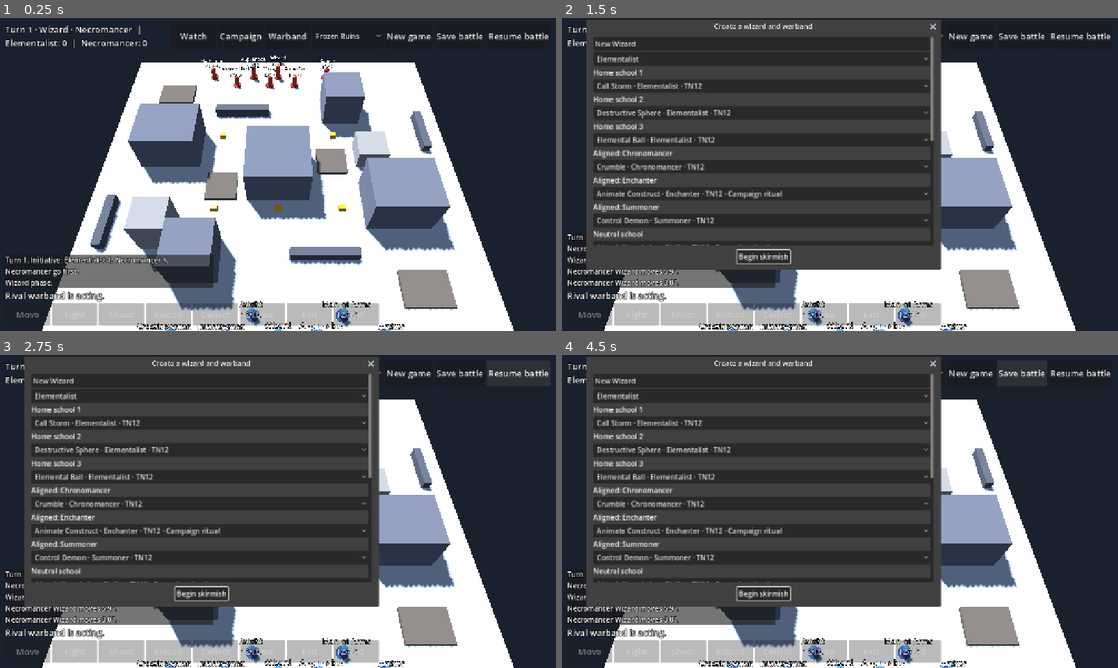
Above: before the commit, frames 1-4 (two rows, left to right).
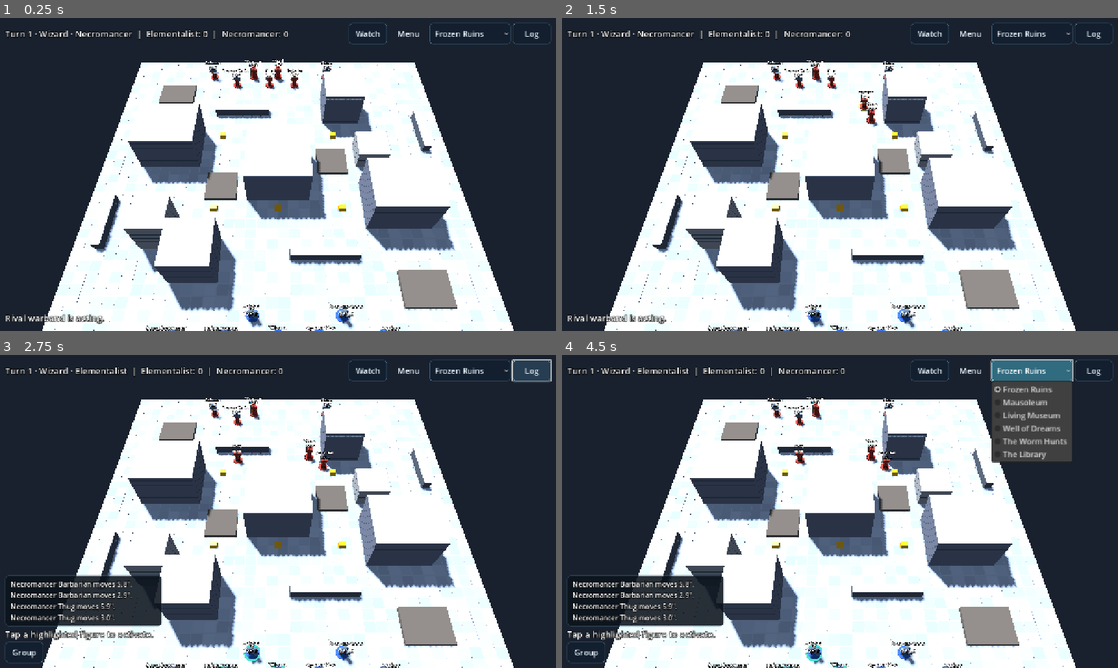
Above: after the commit, the same moments.

Repository: drag0nblad3/Frostgame
Game: Godot game, scene res://scenes/main.tscn
Same seed, same stepped clock (60 frames per second), same inputs: the game is played once before the commit and once after it.
Inputs (mouse positions are in pixels of both pictures, inside the frame that each line leads up to):
- Up to frame 1 (0.25 s): no input
- Up to frame 2 (1.5 s): click (967, 33) at 0.5 s, where only the run after the commit has a clickable "Menu"; click (851, 36) at 1.25 s, where only the run before the commit has a clickable "Warband"
- Up to frame 3 (2.75 s): click (533, 370) at 2 s, where only the run after the commit has a clickable "Log"
- Up to frame 4 (4.5 s): click (584, 652) at 2.75 s, where only the run after the commit has a clickable "Group"; click (595, 652) at 3.5 s, where only the run after the commit has a clickable "Cancel group"; click (1023, 373) at 4.25 s, where only the run before the commit has a clickable "Save battle"

The runs differ from the first frame. In frame 1, 20% of the frame differs, in the area x 1-99%, y 1-100%; in frame 2, 51%; in frame 3, 51%; in frame 4, 55%, in the area x 0-99%, y 0-100%.

Commit message:
Replace capsule placeholders with procedural miniatures and compact frost-themed HUD

Diff:
--- a/src/view/battle/battle_scene.gd
+++ b/src/view/battle/battle_scene.gd
@@ -322,6 +322,7 @@
 		hud.add_line("Could not restore the saved battle.")
 		return
 	_scenario_id = str(meta.get("scenario", SCENARIO))
+	hud.select_scenario(_scenario_id)
 	_campaign_battle = bool(meta.get("campaign", false))
 	watch_mode = bool(meta.get("watch", false))
 	_attach_battle(restored, false)
--- a/src/view/battle/event_player.gd
+++ b/src/view/battle/event_player.gd
@@ -48,7 +48,7 @@
 		"terrain_fall":
 			var f := state.figure(d["id"])
 			_view(f.id).position = TableSpace.to_world(f.pos, f.elevation)
-		"allegiance", "heal", "spell_effect", "spell_expired":
+		"allegiance", "heal", "spell_effect", "spell_expired", "weapon_selected", "weapon_destroyed", "poison":
 			_view(d["id"]).refresh(state.figure(d["id"]))
 		"shoot", "spell_shot":
 			_animate_shot(_view(d["id"]), _view(d["target"]))
@@ -64,10 +64,12 @@
 			var token: MeshInstance3D = treasure_views[d["treasure"]]
 			token.reparent(_view(d["id"]), false)
 			token.position = Vector3(-0.48 if state.figure(d["id"]).second_treasure_id >= 0 else 0.48, 0.65, 0)
+			_view(d["id"]).refresh(state.figure(d["id"]))
 		"treasure_drop":
 			var token: MeshInstance3D = treasure_views[d["treasure"]]
 			token.reparent(self, false)
 			token.position = TableSpace.to_world(d["at"], 0.25 + state.board.height_at(d["at"]))
+			_view(d["id"]).refresh(state.figure(d["id"]))
 		"treasure_moved":
 			var token: MeshInstance3D = treasure_views[d["treasure"]]
 			token.position = TableSpace.to_world(d["at"], 0.25 + state.board.height_at(d["at"]))
--- a/src/view/board_view.gd
+++ b/src/view/board_view.gd
@@ -19,8 +19,10 @@
 	top.material_override = _mat(Color(0.74, 0.79, 0.86), 0.9)
 	top.position = TableSpace.to_world(board.size * 0.5, -0.25)
 	add_child(top)
+	add_child(TabletopDetails.ground(board))
 	for piece in board.pieces:
 		add_child(_piece(piece))
+		TabletopDetails.decorate(self, piece)
 
 
 func _piece(piece: TerrainPiece) -> MeshInstance3D:
--- a/src/view/figure_view.gd
+++ b/src/view/figure_view.gd
@@ -1,38 +1,27 @@
 class_name FigureView
 extends Node3D
-## A placeholder model for one figure: coloured base, body, and a nameplate.
+## Procedural miniature, side-colored base, compact status label and active ring.
 
 const SIDE_COLORS := [Color(0.25, 0.5, 0.95), Color(0.9, 0.3, 0.25), Color(0.3, 0.8, 0.4), Color(0.9, 0.8, 0.3)]
-
 var figure_id := 0
 var _plate: Label3D
-var _body: MeshInstance3D
+var _model: Node3D
+var _model_key := ""
 var _base: MeshInstance3D
 var _ring: MeshInstance3D
+var _height := 1.6
 
 
-func setup(f: Figure, side_name: String) -> void:
+func setup(f: Figure, _side_name: String) -> void:
 	figure_id = f.id
-	var col: Color = Color(0.65, 0.45, 0.75) if f.side < 0 else SIDE_COLORS[f.side % SIDE_COLORS.size()]
-	var base := MeshInstance3D.new()
-	_base = base
+	_base = MeshInstance3D.new()
 	var cyl := CylinderMesh.new()
 	cyl.top_radius = Figure.BASE_RADIUS
 	cyl.bottom_radius = Figure.BASE_RADIUS
 	cyl.height = 0.12
-	base.mesh = cyl
-	base.material_override = BoardView._mat(col.darkened(0.3), 0.6)
-	base.position.y = 0.06
-	add_child(base)
-	_body = MeshInstance3D.new()
-	var cap := CapsuleMesh.new()
-	var tall := 1.8 if f.def.role == "wizard" else (1.6 if f.def.role == "apprentice" else 1.4)
-	cap.radius = 0.28
-	cap.height = tall
-	_body.mesh = cap
-	_body.material_override = BoardView._mat(col, 0.7)
-	_body.position.y = 0.12 + tall * 0.5
-	add_child(_body)
+	_base.mesh = cyl
+	_base.position.y = 0.06
+	add_child(_base)
 	_ring = MeshInstance3D.new()
 	var torus := TorusMesh.new()
 	torus.inner_radius = 0.55
@@ -45,26 +34,41 @@
 	_plate = Label3D.new()
 	_plate.billboard = BaseMaterial3D.BILLBOARD_ENABLED
 	_plate.no_depth_test = true
-	_plate.font_size = 56
-	_plate.pixel_size = 0.01
-	_plate.outline_size = 10
-	_plate.position.y = tall + 0.7
+	_plate.font_size = 44
+	_plate.pixel_size = 0.009
+	_plate.outline_size = 9
 	add_child(_plate)
 	position = TableSpace.to_world(f.pos, f.elevation)
 	refresh(f)
 
 
 func refresh(f: Figure) -> void:
-	var col: Color = Color(0.65, 0.45, 0.75) if f.side < 0 else SIDE_COLORS[f.side % SIDE_COLORS.size()]
-	_base.material_override = BoardView._mat(col.darkened(0.3), 0.6)
-	var mat := BoardView._mat(col, 0.7)
-	var suffix := ""
-	if f.spell_effects.has("invisibility") or IllusionRules.phantom(f):
-		mat.transparency = BaseMaterial3D.TRANSPARENCY_ALPHA
-		mat.albedo_color.a = 0.35
-		suffix = " · Illusion" if IllusionRules.phantom(f) else " · Invisible"
-	_body.material_override = mat
-	_plate.text = "%s%s\n%d/%d" % [f.label(), suffix, f.health, f.def.health]
+	var color: Color = Color(0.65, 0.45, 0.75) if f.side < 0 else SIDE_COLORS[f.side % SIDE_COLORS.size()]
+	_base.material_override = BoardView._mat(color.darkened(0.24), 0.6)
+	var phantom := IllusionRules.phantom(f)
+	var transparent := f.spell_effects.has("invisibility") or phantom
+	var key := "%d:%s:%s:%s" % [f.side, f.melee.id if f.melee != null else "", f.ranged.id if f.ranged != null else "", transparent]
+	if key != _model_key or _model == null:
+		if _model != null:
+			remove_child(_model)
+			_model.queue_free()
+		_model = MiniatureFactory.create(f, color)
+		_model.position.y += 0.12
+		add_child(_model)
+		_model_key = key
+		if transparent:
+			for child in _model.get_children():
+				if child is MeshInstance3D:
+					var material: StandardMaterial3D = child.material_override
+					material.transparency = BaseMaterial3D.TRANSPARENCY_ALPHA
+					material.albedo_color.a = 0.35
+	_height = 2.0 if f.def.traits.has("large") else (1.8 if f.def.role in ["wizard", "apprentice"] else 1.5)
+	_plate.position.y = _height + 0.42
+	var suffix := " · Illusion" if phantom else (" · Invisible" if transparent else "")
+	var status := " · Loot" if f.treasure_id >= 0 else ""
+	if f.poisoned:
+		status += " · Poison"
+	_plate.text = "%s%s%s\n%d/%d" % [f.label(), suffix, status, f.health, f.def.health]
 	_plate.modulate = Color(1, 1, 1) if f.health * 2 > f.def.health else Color(1, 0.6, 0.4)
 
 
@@ -82,4 +86,4 @@
 
 
 func body_height() -> float:
-	return _body.position.y
+	return _height * 0.65
--- a/src/view/hud/battle_hud.gd
+++ b/src/view/hud/battle_hud.gd
@@ -26,6 +26,9 @@
 var _buttons := {}
 var _blocks: Array[Control] = []
 var _action_row: HFlowContainer
+var _log_panel: PanelContainer
+var _menu: MenuButton
+var _scenarios: OptionButton
 
 
 func _ready() -> void:
@@ -34,6 +37,7 @@
 	for side in ["left", "right", "top", "bottom"]:
 		root.add_theme_constant_override("margin_" + side, 12)
 	root.mouse_filter = Control.MOUSE_FILTER_IGNORE
+	root.theme = BattleTheme.create()
 	add_child(root)
 	var col := VBoxContainer.new()
 	col.mouse_filter = Control.MOUSE_FILTER_IGNORE
@@ -53,9 +57,16 @@
 	_auto = _button("Auto", func() -> void: auto_toggled.emit(_auto.button_pressed))
 	_auto.toggle_mode = true
 	top.add_child(_auto)
-	top.add_child(_button("Campaign", func() -> void: campaign_pressed.emit()))
-	top.add_child(_button("Warband", func() -> void: roster_pressed.emit()))
+	_menu = MenuButton.new()
+	_menu.text = "Menu"
+	_menu.custom_minimum_size = Vector2(90, 48)
+	var popup := _menu.get_popup()
+	for label_text: String in ["Campaign", "Warband", "New skirmish", "Save battle", "Resume battle"]:
+		popup.add_item(label_text)
+	popup.id_pressed.connect(_menu_action)
+	top.add_child(_menu)
 	var scenarios := OptionButton.new()
+	_scenarios = scenarios
 	scenarios.add_item("Frozen Ruins")
 	scenarios.set_item_metadata(0, "treasure_skirmish")
 	scenarios.add_item("Mausoleum")
@@ -67,18 +78,19 @@
 		scenarios.set_item_metadata(scenarios.item_count - 1, option[1])
 	scenarios.item_selected.connect(func(i: int) -> void: scenario_selected.emit(str(scenarios.get_item_metadata(i))))
 	top.add_child(scenarios)
-	top.add_child(_button("New game", func() -> void: new_game_pressed.emit()))
-	top.add_child(_button("Save battle", func() -> void: save_battle_pressed.emit()))
-	top.add_child(_button("Resume battle", func() -> void: resume_battle_pressed.emit()))
+	var log_toggle := _button("Log", func() -> void: _log_panel.visible = not _log_panel.visible)
+	top.add_child(log_toggle)
 	_blocks.append(top)
 	var spacer := Control.new()
 	spacer.size_flags_vertical = Control.SIZE_EXPAND_FILL
 	spacer.mouse_filter = Control.MOUSE_FILTER_IGNORE
 	col.add_child(spacer)
 	var panel := PanelContainer.new()
+	_log_panel = panel
 	panel.mouse_filter = Control.MOUSE_FILTER_IGNORE
 	panel.size_flags_horizontal = Control.SIZE_SHRINK_BEGIN
-	panel.custom_minimum_size = Vector2(480, 0)
+	panel.custom_minimum_size = Vector2(360, 0)
+	panel.visible = false
 	col.add_child(panel)
 	_log = _label(16)
 	_log.autowrap_mode = TextServer.AUTOWRAP_WORD_SMART
@@ -122,8 +134,7 @@
 	for key: String in _buttons:
 		var b: Button = _buttons[key]
 		b.disabled = not available.has(key)
-		if key not in ["move", "fight", "shoot", "reload", "collect", "drop", "exit", "end"]:
-			b.visible = available.has(key)
+		b.visible = available.has(key)
 		b.set_pressed_no_signal(key == mode and b.toggle_mode)
 
 
@@ -158,7 +169,24 @@
 func _button(text: String, on_press: Callable) -> Button:
 	var b := Button.new()
 	b.text = text
-	b.custom_minimum_size = Vector2(104, 52)
-	b.add_theme_font_size_override("font_size", 20)
+	b.custom_minimum_size = Vector2(88, 48)
+	b.add_theme_font_size_override("font_size", 18)
 	b.pressed.connect(on_press)
 	return b
+
+
+
+func _menu_action(id: int) -> void:
+	match id:
+		0: campaign_pressed.emit()
+		1: roster_pressed.emit()
+		2: new_game_pressed.emit()
+		3: save_battle_pressed.emit()
+		4: resume_battle_pressed.emit()
+
+
+func select_scenario(id: String) -> void:
+	for i in _scenarios.item_count:
+		if _scenarios.get_item_metadata(i) == id:
+			_scenarios.select(i)
+			return
--- /dev/null
+++ b/src/view/hud/battle_theme.gd
@@ -0,0 +1,33 @@
+class_name BattleTheme
+extends RefCounted
+## Compact frosted-slate controls and high-contrast labels.
+
+
+static func panel(color: Color, edge: Color, radius: int = 7) -> StyleBoxFlat:
+	var style := StyleBoxFlat.new()
+	style.bg_color = color
+	style.border_color = edge
+	style.set_border_width_all(1)
+	style.set_corner_radius_all(radius)
+	style.content_margin_left = 12
+	style.content_margin_right = 12
+	style.content_margin_top = 8
+	style.content_margin_bottom = 8
+	return style
+
+
+static func create() -> Theme:
+	var theme := Theme.new()
+	theme.default_font_size = 18
+	var normal := panel(Color(0.075, 0.12, 0.18, 0.96), Color(0.27, 0.43, 0.56))
+	var hover := panel(Color(0.15, 0.24, 0.32), Color(0.46, 0.70, 0.81))
+	var selected := panel(Color(0.19, 0.42, 0.50), Color(0.62, 0.89, 0.96))
+	var disabled := panel(Color(0.07, 0.10, 0.13, 0.8), Color(0.18, 0.23, 0.28))
+	for kind: String in ["Button", "OptionButton", "MenuButton"]:
+		theme.set_stylebox("normal", kind, normal)
+		theme.set_stylebox("hover", kind, hover)
+		theme.set_stylebox("pressed", kind, selected)
+		theme.set_stylebox("disabled", kind, disabled)
+		theme.set_color("font_color", kind, Color(0.92, 0.96, 1.0))
+	theme.set_stylebox("panel", "PanelContainer", panel(Color(0.045, 0.075, 0.11, 0.88), Color(0.23, 0.37, 0.48)))
+	return theme
--- /dev/null
+++ b/src/view/miniature_factory.gd
@@ -0,0 +1,150 @@
+class_name MiniatureFactory
+extends RefCounted
+## Original low-poly tabletop miniatures. Purely visual, no collision bodies.
+
+const IRON := Color(0.38, 0.44, 0.50)
+const LEATHER := Color(0.30, 0.21, 0.17)
+const BONE := Color(0.85, 0.82, 0.69)
+const SKIN := Color(0.78, 0.61, 0.46)
+
+
+static func create(f: Figure, faction: Color) -> Node3D:
+	var model := Node3D.new()
+	var color := faction
+	if f.def.traits.has("construct"):
+		construct(model, faction, 1.25 if f.def.traits.has("large") else 1.0)
+	elif f.def.id == "giant_worm":
+		worm(model)
+	elif f.def.id == "animated_skull":
+		sphere(model, Vector3(0, 1.0, 0), Vector3(0.48, 0.52, 0.46), BONE)
+		for x: float in [-0.10, 0.10]:
+			sphere(model, Vector3(x, 1.06, -0.21), Vector3.ONE * 0.10, Color(0.1, 0.12, 0.18))
+	elif f.def.traits.has("animal"):
+		animal(model, f.def.id)
+	else:
+		var caster := f.def.role in ["wizard", "apprentice"]
+		var undead := f.def.traits.has("undead")
+		var demon := f.def.traits.has("demon")
+		var large := f.def.traits.has("large")
+		var skin := BONE if undead else (Color(0.62, 0.24, 0.26) if demon else SKIN)
+		var coat := Color(0.29, 0.38, 0.45) if undead else faction.darkened(0.30)
+		var metal := f.def.armour >= 11 and not caster
+		for x: float in [-0.13, 0.13]:
+			box(model, Vector3(x, 0.25, 0), Vector3(0.19, 0.35, 0.22), LEATHER)
+			box(model, Vector3(x, 0.10, -0.045), Vector3(0.21, 0.17, 0.30), LEATHER.darkened(0.25))
+		cylinder(model, Vector3(0, 0.57, 0), 0.22, 0.34 if caster else 0.25, 0.55, coat)
+		box(model, Vector3(0, 0.93, 0), Vector3(0.48, 0.46, 0.32), IRON if metal else coat)
+		box(model, Vector3(0, 0.72, -0.18), Vector3(0.50, 0.085, 0.09), LEATHER)
+		for x: float in [-0.30, 0.30]:
+			box(model, Vector3(x, 0.92, 0), Vector3(0.16, 0.36, 0.18), IRON if metal else coat)
+			sphere(model, Vector3(x, 0.75, -0.07), Vector3.ONE * 0.14, skin)
+		sphere(model, Vector3(0, 1.30, -0.015), Vector3(0.32, 0.38, 0.31), skin)
+		if caster:
+			cylinder(model, Vector3(0, 1.50, 0), 0.10, 0.24, 0.26, faction.darkened(0.40))
+			cylinder(model, Vector3(0, 1.42, 0), 0.31, 0.31, 0.055, faction.darkened(0.35))
+			box(model, Vector3(0, 0.80, 0.19), Vector3(0.55, 0.90, 0.09), faction)
+		elif metal:
+			sphere(model, Vector3(0, 1.36, 0.015), Vector3(0.38, 0.34, 0.35), IRON)
+			box(model, Vector3(0, 1.31, -0.18), Vector3(0.28, 0.075, 0.07), Color(0.08, 0.12, 0.16))
+		elif undead:
+			for x: float in [-0.08, 0.08]:
+				sphere(model, Vector3(x, 1.33, -0.16), Vector3.ONE * 0.07, Color(0.06, 0.10, 0.15))
+		if demon:
+			for x: float in [-0.14, 0.14]:
+				cylinder(model, Vector3(x, 1.53, 0), 0.015, 0.08, 0.28, BONE.darkened(0.35))
+		weapon(model, f)
+		if large:
+			model.scale = Vector3(1.23, 1.35, 1.23)
+		if f.def.traits.has("ethereal"):
+			model.position.y += 0.15
+	return model
+
+
+static func weapon(model: Node3D, f: Figure) -> void:
+	var id := f.melee.id if f.melee != null else ""
+	match id:
+		"staff":
+			cylinder(model, Vector3(0.39, 0.92, -0.06), 0.045, 0.045, 1.70, LEATHER.lightened(0.15))
+			sphere(model, Vector3(0.39, 1.79, -0.06), Vector3.ONE * 0.17, Color(0.40, 0.83, 0.94))
+		"hand_weapon", "two_handed", "dagger":
+			var length := 1.1 if id == "two_handed" else (0.35 if id == "dagger" else 0.76)
+			box(model, Vector3(0.39, 0.77 + length * 0.5, -0.07), Vector3(0.095, length, 0.045), IRON.lightened(0.35))
+			box(model, Vector3(0.39, 0.82, -0.07), Vector3(0.23, 0.065, 0.09), LEATHER)
+	if f.ranged != null:
+		if f.ranged.id == "bow":
+			var bow := cylinder(model, Vector3(-0.43, 0.91, -0.16), 0.04, 0.04, 1.1, LEATHER.lightened(0.25))
+			bow.rotation.z = -0.15
+			box(model, Vector3(-0.51, 0.92, -0.12), Vector3(0.025, 0.96, 0.025), BONE)
+		else:
+			box(model, Vector3(-0.38, 0.85, -0.19), Vector3(0.11, 0.10, 0.60), LEATHER)
+			box(model, Vector3(-0.38, 0.88, -0.37), Vector3(0.65, 0.06, 0.10), IRON)
+	if f.def.shield:
+		cylinder(model, Vector3(-0.31, 0.84, -0.22), 0.24, 0.24, 0.085, IRON).rotation.x = PI * 0.5
+
+
+static func construct(model: Node3D, faction: Color, size: float) -> void:
+	for x: float in [-0.19, 0.19]:
+		box(model, Vector3(x, 0.32, 0), Vector3(0.28, 0.60, 0.29), IRON.darkened(0.15))
+		box(model, Vector3(x * 1.95, 0.85, 0), Vector3(0.27, 0.62, 0.33), IRON)
+	box(model, Vector3(0, 0.89, 0), Vector3(0.61, 0.66, 0.39), IRON)
+	box(model, Vector3(0, 1.40, 0), Vector3(0.36, 0.34, 0.32), IRON.lightened(0.15))
+	box(model, Vector3(0, 1.41, -0.17), Vector3(0.26, 0.065, 0.035), faction.lightened(0.45))
+	model.scale = Vector3.ONE * size
+
+
+static func animal(model: Node3D, id: String) -> void:
+	var fur := Color(0.55, 0.60, 0.65) if id in ["wolf", "snow_leopard", "ice_spider"] else LEATHER.lightened(0.20)
+	var legs := 8 if id == "ice_spider" else 4
+	sphere(model, Vector3(0, 0.49, 0.04), Vector3(0.55, 0.58, 0.79), fur)
+	sphere(model, Vector3(0, 0.57, -0.40), Vector3(0.36, 0.38, 0.40), fur.lightened(0.1))
+	for i in legs:
+		var x := -0.23 if i % 2 == 0 else 0.23
+		var z := -0.23 + floori(i / 2.0) * (0.15 if legs == 8 else 0.46)
+		box(model, Vector3(x, 0.20, z), Vector3(0.13, 0.38, 0.16), fur.darkened(0.12))
+	if id not in ["ice_spider", "ice_toad"]:
+		for x: float in [-0.11, 0.11]:
+			cylinder(model, Vector3(x, 0.80, -0.38), 0.015, 0.09, 0.24, fur)
+	if id == "bear":
+		model.scale = Vector3.ONE * 1.25
+
+
+static func worm(model: Node3D) -> void:
+	for i in 6:
+		var p := Vector3(sin(i * 0.4) * 0.24, 0.24 + i * 0.20, cos(i * 0.4) * 0.24)
+		sphere(model, p, Vector3.ONE * (0.62 - i * 0.035), Color(0.59, 0.39, 0.30).lightened(i * 0.025))
+	sphere(model, Vector3(0.24, 1.38, -0.1), Vector3(0.32, 0.32, 0.32), Color(0.11, 0.09, 0.12))
+
+
+static func mesh(model: Node3D, shape: Mesh, pos: Vector3, color: Color) -> MeshInstance3D:
+	var node := MeshInstance3D.new()
+	node.mesh = shape
+	node.position = pos
+	node.material_override = BoardView._mat(color, 0.78)
+	model.add_child(node)
+	return node
+
+
+static func box(model: Node3D, pos: Vector3, size: Vector3, color: Color) -> MeshInstance3D:
+	var shape := BoxMesh.new()
+	shape.size = size
+	return mesh(model, shape, pos, color)
+
+
+static func sphere(model: Node3D, pos: Vector3, size: Vector3, color: Color) -> MeshInstance3D:
+	var shape := SphereMesh.new()
+	shape.radius = 0.5
+	shape.height = 1.0
+	shape.radial_segments = 8
+	shape.rings = 5
+	var node := mesh(model, shape, pos, color)
+	node.scale = size
+	return node
+
+
+static func cylinder(model: Node3D, pos: Vector3, top: float, bottom: float, height: float, color: Color) -> MeshInstance3D:
+	var shape := CylinderMesh.new()
+	shape.top_radius = top
+	shape.bottom_radius = bottom
+	shape.height = height
+	shape.radial_segments = 10
+	return mesh(model, shape, pos, color)
--- /dev/null
+++ b/src/view/tabletop_details.gd
@@ -0,0 +1,65 @@
+class_name TabletopDetails
+extends RefCounted
+## Decorative snow, cobbles and stone detailing confined to existing terrain.
+
+
+static func ground(board: Board) -> MultiMeshInstance3D:
+	var tile := BoxMesh.new()
+	tile.size = Vector3(0.93, 0.012, 0.93)
+	var mat := BoardView._mat(Color.WHITE, 1.0)
+	mat.vertex_color_use_as_albedo = true
+	tile.material = mat
+	var mm := MultiMesh.new()
+	mm.transform_format = MultiMesh.TRANSFORM_3D
+	mm.use_colors = true
+	mm.mesh = tile
+	var cols := floori(board.size.x)
+	var rows := floori(board.size.y)
+	mm.instance_count = cols * rows
+	for x in cols:
+		for y in rows:
+			var i := y * cols + x
+			var shade := float(posmod(x * 71 + y * 43 + x * y * 13, 19)) / 180.0
+			mm.set_instance_transform(i, Transform3D(Basis.IDENTITY, Vector3(x + 0.5, 0.007, y + 0.5)))
+			mm.set_instance_color(i, Color(0.66 + shade, 0.72 + shade, 0.80 + shade))
+	var node := MultiMeshInstance3D.new()
+	node.multimesh = mm
+	node.cast_shadow = GeometryInstance3D.SHADOW_CASTING_SETTING_OFF
+	return node
+
+
+static func decorate(root: Node3D, piece: TerrainPiece) -> void:
+	if piece.kind.id not in ["ruin", "wall", "platform", "tower", "library_shelf", "dreams_well"]:
+		return
+	var decor := Node3D.new()
+	root.add_child(decor)
+	var rect := piece.rect
+	var center := rect.get_center()
+	var h := piece.kind.height
+	if piece.kind.id == "dreams_well":
+		MiniatureFactory.cylinder(decor, TableSpace.to_world(center, h + 0.025), 1.12, 1.12, 0.05, Color(0.06, 0.16, 0.26))
+		var rim := TorusMesh.new()
+		rim.inner_radius = 1.08
+		rim.outer_radius = 1.48
+		var node := MiniatureFactory.mesh(decor, rim, TableSpace.to_world(center, h + 0.08), Color(0.64, 0.69, 0.72))
+		node.scale.y = 0.55
+		return
+	if piece.kind.id == "library_shelf":
+		for i in maxi(1, floori(rect.size.y / 0.75)):
+			var z := rect.position.y + 0.38 + i * 0.75
+			var shade := Color(0.52, 0.28, 0.19) if i % 2 == 0 else Color(0.20, 0.30, 0.39)
+			for level in 3:
+				MiniatureFactory.box(decor, Vector3(rect.position.x + 0.025, 0.42 + level * 0.72, z), Vector3(0.05, 0.44, 0.55), shade)
+				MiniatureFactory.box(decor, Vector3(rect.end.x - 0.025, 0.42 + level * 0.72, z), Vector3(0.05, 0.44, 0.55), shade.darkened(0.13))
+		return
+	# Snow cap lies on the exact terrain top; narrow mortar lines break up solid blocks.
+	MiniatureFactory.box(decor, TableSpace.to_world(center, h + 0.017), Vector3(rect.size.x, 0.035, rect.size.y), Color(0.77, 0.84, 0.91))
+	for level in maxi(1, floori(h / 0.65)):
+		var y := 0.36 + level * 0.65
+		if y >= h:
+			break
+		var color := Color(0.30, 0.35, 0.40)
+		for z: float in [rect.position.y + 0.015, rect.end.y - 0.015]:
+			MiniatureFactory.box(decor, Vector3(center.x, y, z), Vector3(rect.size.x * 0.98, 0.055, 0.035), color)
+		for x: float in [rect.position.x + 0.015, rect.end.x - 0.015]:
+			MiniatureFactory.box(decor, Vector3(x, y, center.y), Vector3(0.035, 0.055, rect.size.y * 0.98), color)
Not shown, changed: docs/PLANNING.md
